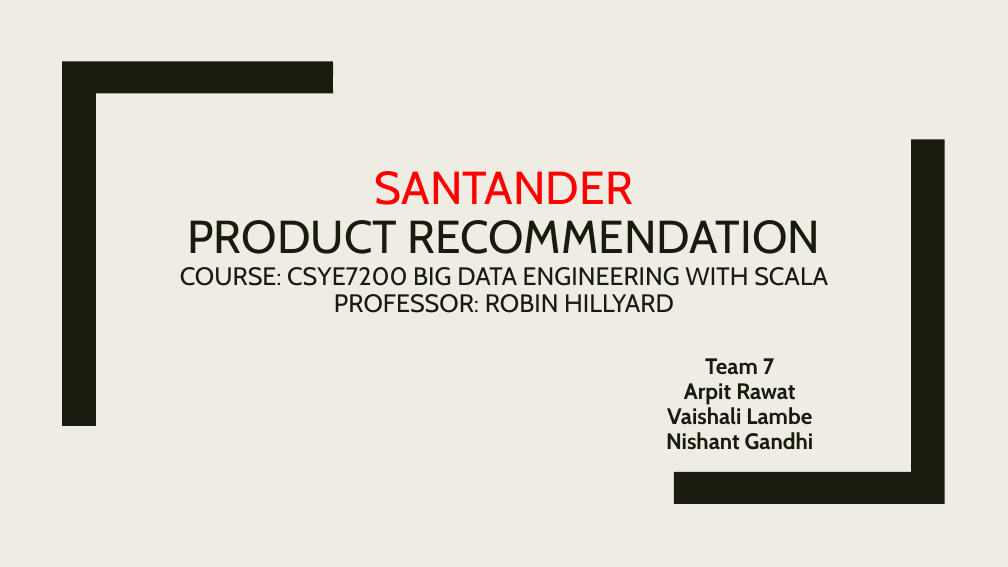
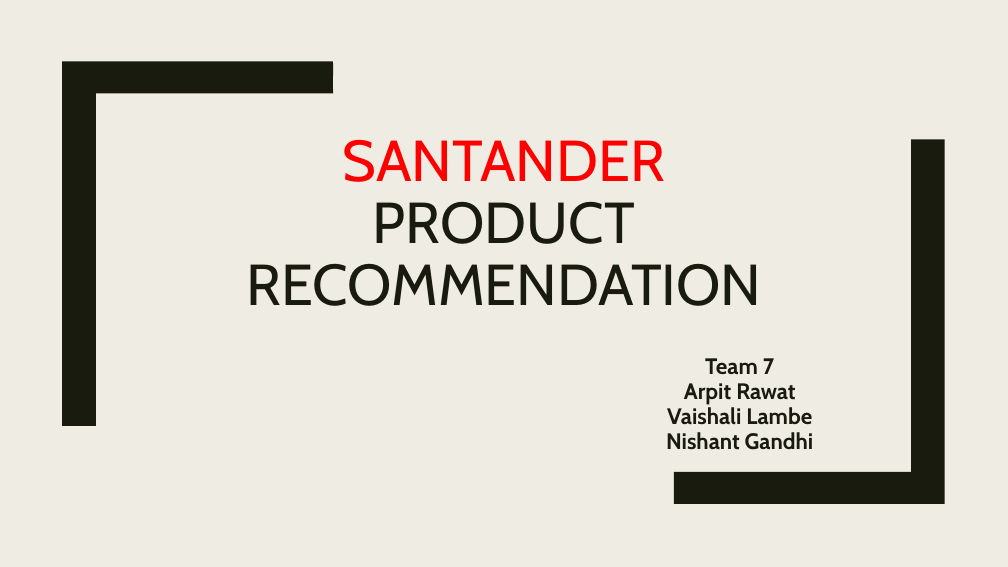
Before and after one commit to vaishalilambe/Team7_Santander_Product_Recommendation, a slide deck: slide 1 of Project_Presentation.pptx. Drawn at 1008x567 pixels with LibreOffice and Linux fonts; fonts in the diff are those of the drawing. Boxes give left, top, right and bottom in pixels: in the first picture for what was removed or moved away, otherwise in the second. Text is boxed around its words. In the diff, an @@ line names an element or a change of style, - is before the commit and + after.

```diff
--- a/Project_Presentation.pptx
+++ b/Project_Presentation.pptx
@@ title at [246, 139, 761, 306]: text changed; size 24 to 55 pt @@
-SANTANDER
-PRODUCT RECOMMENDATION
-COURSE: CSYE7200 BIG DATA ENGINEERING WITH SCALA
-PROFESSOR: ROBIN HILLYARD
+SANTANDER
+PRODUCT RECOMMENDATION
```
Also in this commit, not shown: 5 other slides changed, 1 slide removed.
